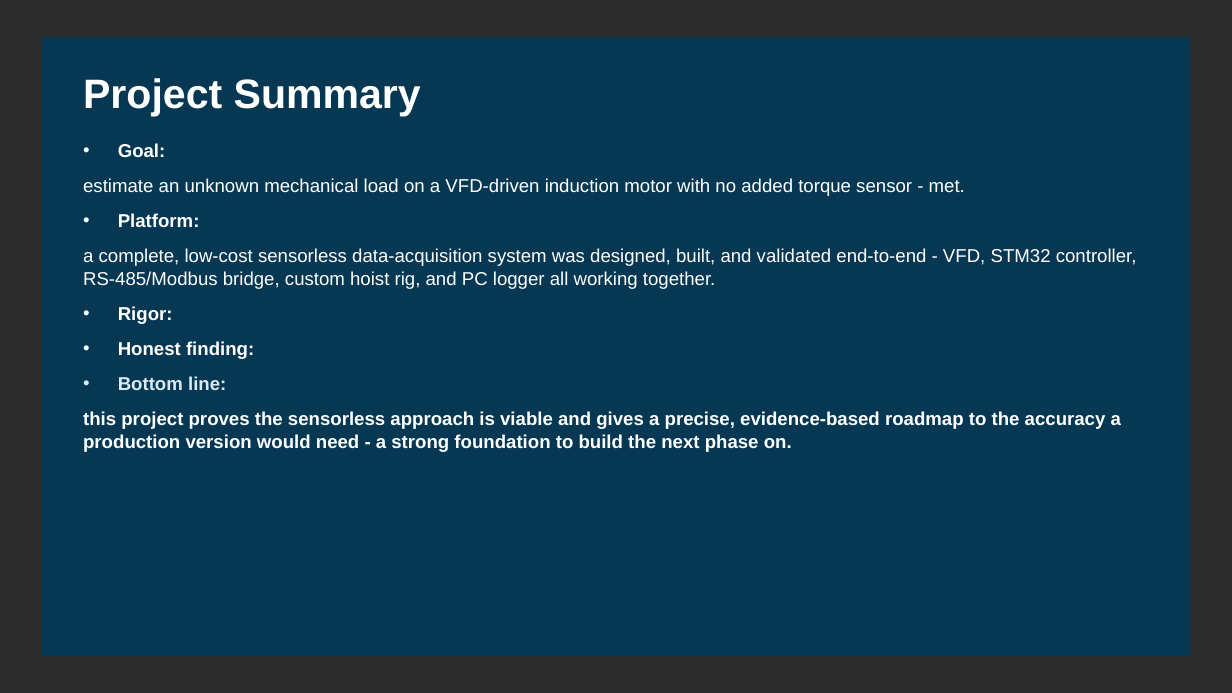
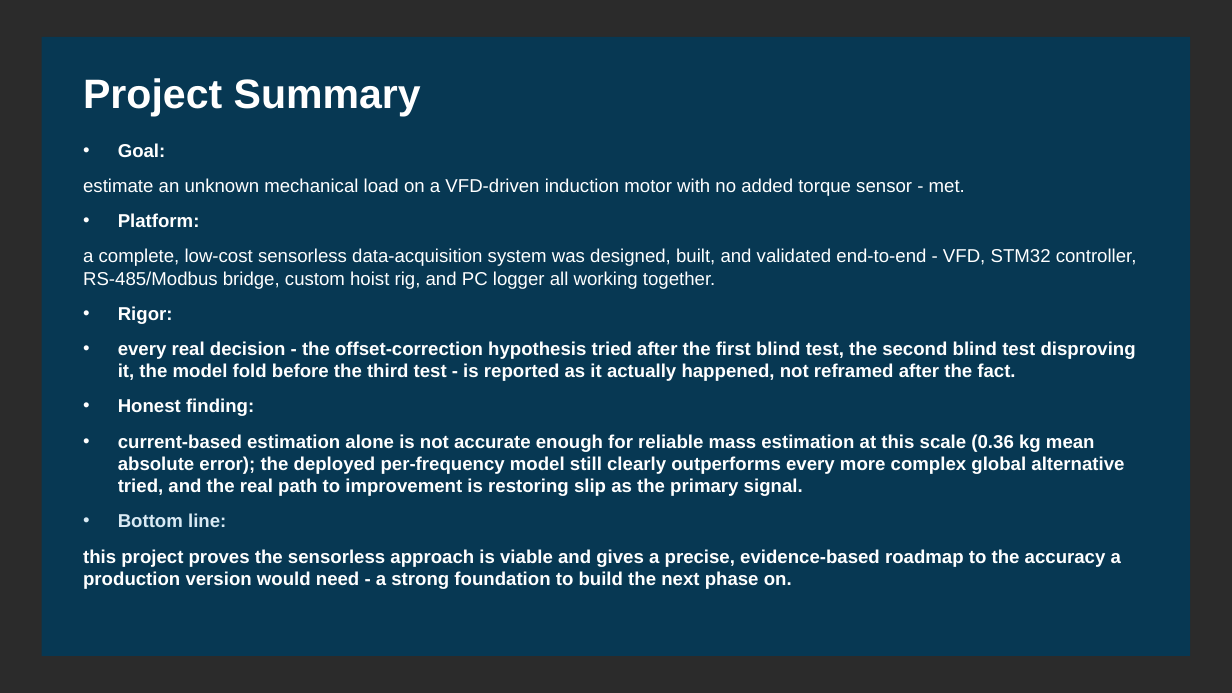
Before and after one commit to David-4529/Capstone, a slide deck: slide 33 of docs/paper/Sensorless_Load_Estimation_Deck.pptx. Drawn at 1232x693 pixels with LibreOffice and Linux fonts; fonts in the diff are those of the drawing; background and template pictures are left out; a plain dark background stands for a picture behind light text. Boxes give left, top, right and bottom in pixels: in the first picture for what was removed or moved away, otherwise in the second. Text is boxed around its words. In the diff, an @@ line names an element or a change of style, - is before the commit and + after.

```diff
--- a/docs/paper/Sensorless_Load_Estimation_Deck.pptx
+++ b/docs/paper/Sensorless_Load_Estimation_Deck.pptx
@@ text at [118, 341, 1136, 381]: paragraph added @@
+• every real decision - the offset-correction hypothesis tried after the first blind test, the second blind test disproving it, the model fold before the third test - is reported as it actually happened, not reframed after the fact.
@@ text at [118, 434, 1124, 496]: paragraph added @@
+• current-based estimation alone is not accurate enough for reliable mass estimation at this scale (0.36 kg mean absolute error); the deployed per-frequency model still clearly outperforms every more complex global alternative tried, and the real path to improvement is restoring slip as the primary signal.
```
Also in this commit, not shown: 4 other slides changed.
